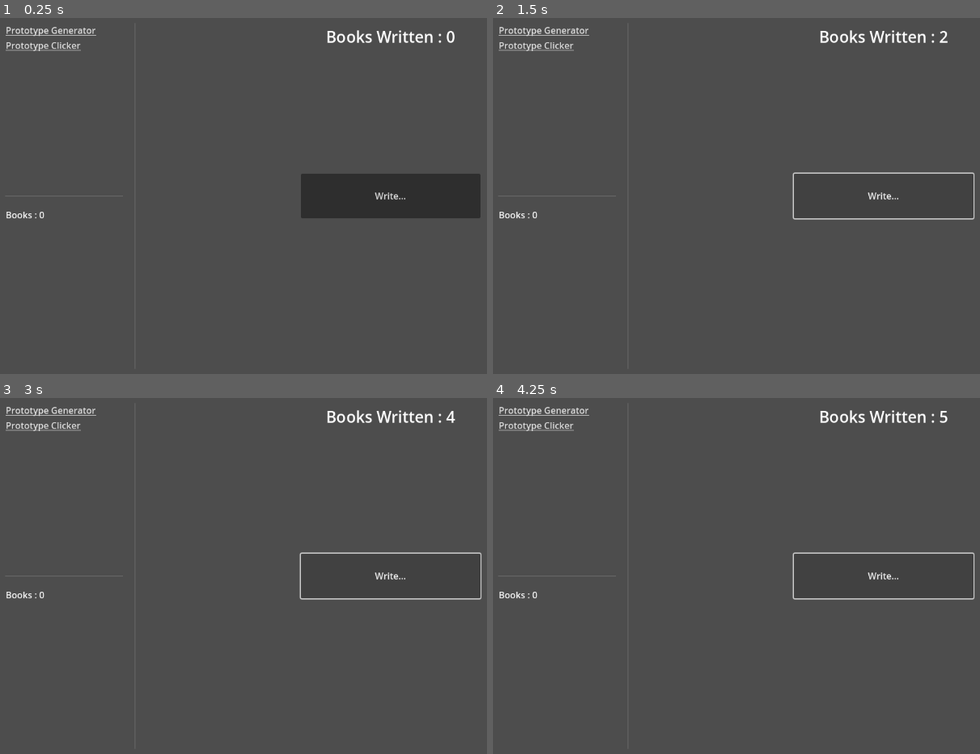
Above: before the commit, frames 1-4 (two rows, left to right).
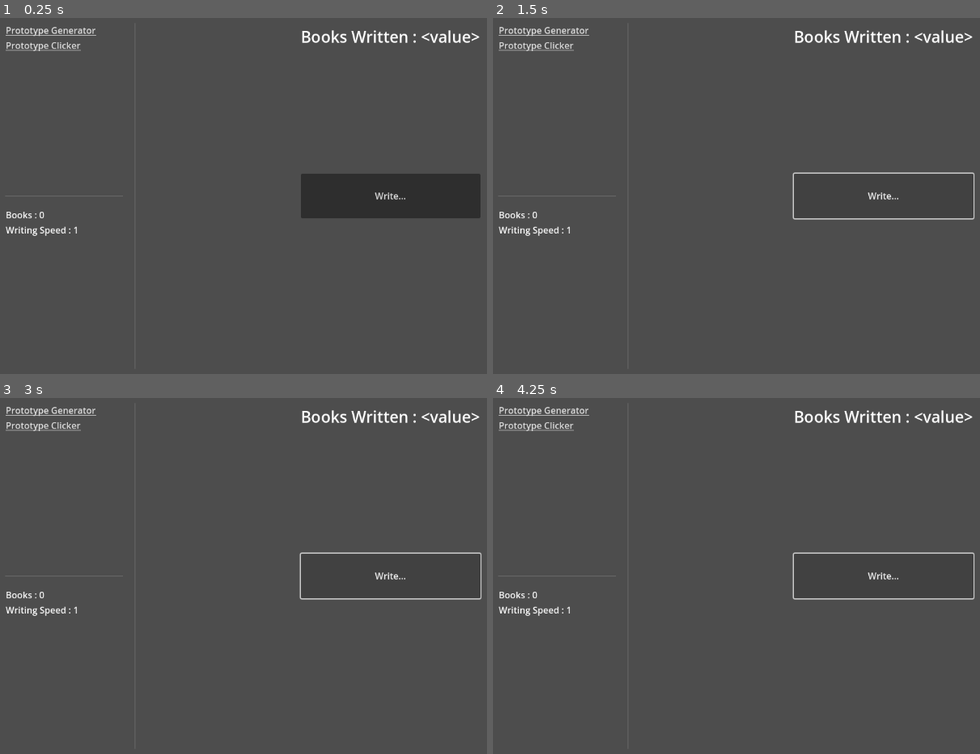
Above: after the commit, the same moments.

Repository: ZeroXiphYT/AuthorClicker
Game: Godot game, scene res://scenes/user_interface/user_interface.tscn
Two runs of this game, one before a commit and one after it. Both use one fixed random seed, a clock stepped at 60 frames per second and the inputs below. Before the commit the project has no main scene; this scene is started directly in both runs.
Inputs:
- Up to frame 1 (0.25 s): no input
- Up to frame 2 (1.5 s): click "Write..." at 0.5 s; click "Write..." at 1.25 s
- Up to frame 3 (3 s): click "Write..." at 2 s; tap Enter at 2.75 s
- Up to frame 4 (4.25 s): tap Space at 3.5 s

The runs differ from the first frame. In frame 1, 0.9% of the frame differs, in the area x 1-99%, y 3-62%; in frame 2, 0.9%; in frame 3, 0.9%; in frame 4, 0.9%.
Error after the commit: Invalid access to property or key 'data' on a base object of type 'Nil'. (res://scenes/prototypes/clicker/prototype_clicker.gd:23)

Commit message:
Labels now change and data added

Diff:
--- a/project.godot
+++ b/project.godot
@@ -11,6 +11,7 @@
 [application]
 
 config/name="ClickerGame"
+run/main_scene="res://scenes/Game/game.tscn"
 config/features=PackedStringArray("4.2", "Forward Plus")
 config/icon="res://icon.svg"
 
--- /dev/null
+++ b/scenes/Game/game.gd
@@ -0,0 +1,19 @@
+class_name Game
+extends Node
+
+
+static var ref : Game
+
+
+func _singleton_check() -> void:
+	if not ref:
+		ref = self
+		return
+
+	queue_free()
+
+var data: Data
+
+func _enter_tree() -> void:
+	_singleton_check()
+	data = Data.new()
--- /dev/null
+++ b/scenes/Game/game.tscn
@@ -0,0 +1,9 @@
+[gd_scene load_steps=3 format=3 uid="uid://beo7kucwrhqow"]
+
+[ext_resource type="Script" path="res://scenes/Game/game.gd" id="1_xph5t"]
+[ext_resource type="PackedScene" uid="uid://d26amobnbsw38" path="res://scenes/user_interface/user_interface.tscn" id="2_j4dtp"]
+
+[node name="Game" type="Node"]
+script = ExtResource("1_xph5t")
+
+[node name="UserInterface" parent="." instance=ExtResource("2_j4dtp")]
--- a/scenes/prototypes/clicker/prototype_clicker.gd
+++ b/scenes/prototypes/clicker/prototype_clicker.gd
@@ -8,17 +8,19 @@
 @export var user_interface : UserInterface
 
 
-var booksWritten : int = 0
-var writingSpeed : int = 1
 
 
+
+
+func _process(_delta : float) -> void:
+	update_label_text()
+
 func write_book() -> void:
-	booksWritten += writingSpeed
-	update_label_text()
+	Game.ref.data.books_written += Game.ref.data.writing_speed
 
 
 func update_label_text() -> void:
-	label.text = "Books Written : %s" %booksWritten
+	label.text = "Books Written : %s" %Game.ref.data.books_written
 
 
 func _ready() -> void:
--- a/scenes/prototypes/generator/prototype_generator.gd
+++ b/scenes/prototypes/generator/prototype_generator.gd
@@ -7,8 +7,7 @@
 @export var timer: Timer
 @export var user_interface : UserInterface
 
-var booksWritten : int
-var writingSpeed : int = 1
+
 
 
 @export var view : UserInterface.Views
@@ -18,12 +17,15 @@
 	visible = false
 	user_interface.navigation_requested.connect(_on_navigation_request)
 
-func write_books() -> void:
-	booksWritten += writingSpeed
+func _process(_delta: float) -> void:
 	update_label_text()
 
+
+func write_books() -> void:
+	Game.ref.data.books_written += Game.ref.data.writing_speed
+
 func update_label_text() -> void:
-	label.text = "Books Written : %s" %booksWritten
+	label.text = "Books Written : %s" %Game.ref.data.books_written
 
 func begin_autowriting_books() -> void:
 	timer.start()
--- /dev/null
+++ b/scenes/user_interface/books_label.gd
@@ -0,0 +1,8 @@
+class_name BooksLabel
+extends Label
+
+func _process(_delta:float) -> void:
+	update_text()
+
+func update_text() -> void:
+	text = "Books : %s"%Game.ref.data.books_written
--- a/scenes/user_interface/user_interface.tscn
+++ b/scenes/user_interface/user_interface.tscn
@@ -1,8 +1,10 @@
-[gd_scene load_steps=4 format=3 uid="uid://d26amobnbsw38"]
+[gd_scene load_steps=6 format=3 uid="uid://d26amobnbsw38"]
 
 [ext_resource type="PackedScene" uid="uid://b3qc8o4vakjk8" path="res://scenes/prototypes/clicker/prototype_clicker.tscn" id="1_kg6kl"]
 [ext_resource type="Script" path="res://scenes/user_interface/user_interface.gd" id="1_u6pdn"]
+[ext_resource type="Script" path="res://scenes/user_interface/books_label.gd" id="2_0hlop"]
 [ext_resource type="PackedScene" uid="uid://x0x2hwbx5w4d" path="res://scenes/prototypes/generator/prototype_generator.tscn" id="3_cx5os"]
+[ext_resource type="Script" path="res://scenes/user_interface/writingspeed_label.gd" id="3_k2rna"]
 
 [node name="UserInterface" type="Control"]
 layout_mode = 3
@@ -87,9 +89,15 @@
 [node name="VBoxContainer" type="VBoxContainer" parent="HBoxContainer/LeftPanel/VBoxContainer/Resources/MarginContainer"]
 layout_mode = 2
 
-[node name="Label" type="Label" parent="HBoxContainer/LeftPanel/VBoxContainer/Resources/MarginContainer/VBoxContainer"]
+[node name="BooksLabel" type="Label" parent="HBoxContainer/LeftPanel/VBoxContainer/Resources/MarginContainer/VBoxContainer"]
 layout_mode = 2
 text = "Books : 0"
+script = ExtResource("2_0hlop")
+
+[node name="WritingSpeedLabel" type="Label" parent="HBoxContainer/LeftPanel/VBoxContainer/Resources/MarginContainer/VBoxContainer"]
+layout_mode = 2
+text = "Writing Speed : 1"
+script = ExtResource("3_k2rna")
 
 [node name="MarginContainer" type="MarginContainer" parent="HBoxContainer"]
 layout_mode = 2
--- /dev/null
+++ b/scenes/user_interface/writingspeed_label.gd
@@ -0,0 +1,8 @@
+class_name WritingSpeedLabel
+extends Label
+
+func _process(_delta:float) -> void:
+	update_text()
+
+func update_text() -> void:
+	text = "Writing Speed : %s"%Game.ref.data.writing_speed
--- /dev/null
+++ b/scripts/data/data.gd
@@ -0,0 +1,5 @@
+class_name Data
+extends Resource
+
+@export var books_written : int = 0
+@export var writing_speed : int = 1
